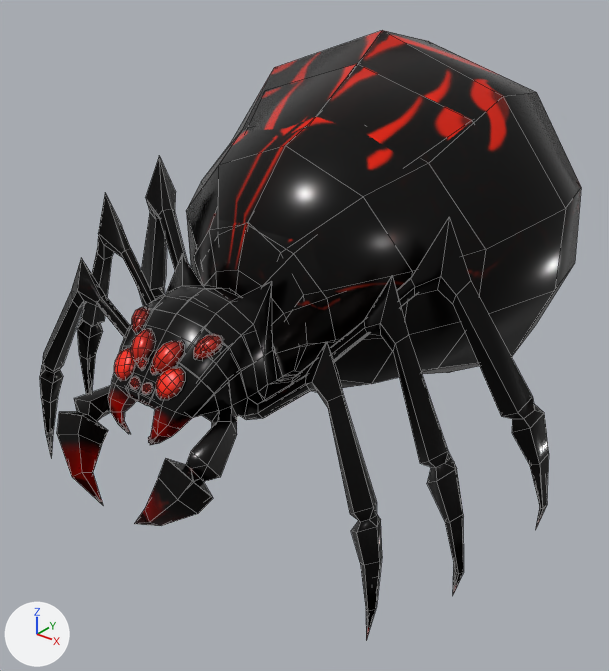
The FBX model Assets/Models/Enemies/Spider_Smol_&_Anims.fbx: old version first, new version second.
One viewpoint serves both versions: a camera (50 mm lens) standing at (0.553, -0.559, 0.588) and looking at (-0.02, 0.157, 0.144). Lighting does not change. The marker at lower left points along +X, +Y and +Z. The older version comes first. Mesh edges are drawn as thin lines. Where no turn or scale is listed for an object, it has been applied to the vertices.

Names of what the first picture shows: 'Spider_Smol', 'Spider_Smol_3'.
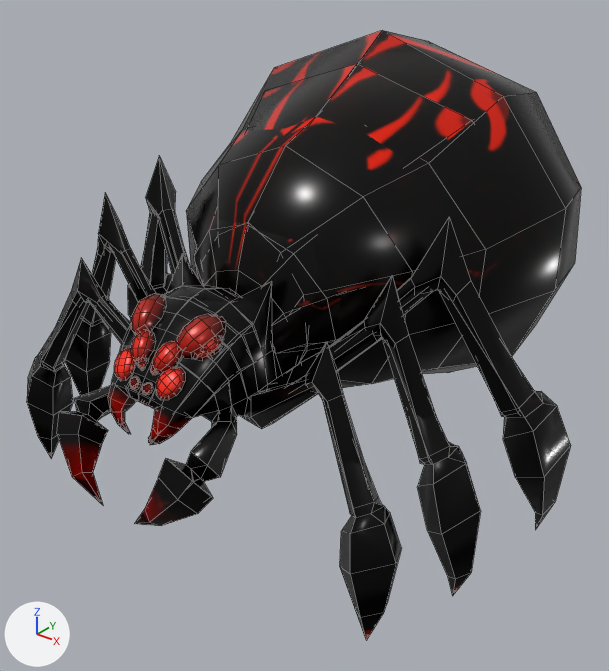
Pixel boxes [x1, y1, x2, y2] of what changed, in the pictures (609 x 671 px):
```json
{"object": "Spider_Smol_2", "change": "added", "after": [27, 212, 571, 641]}
```

Edits to the scene script, one JSON object a line:
```json
{"op": "add", "block": "me_spider_smol_2_001", "code": ["me_spider_smol_2_001 = bpy.data.meshes.new('Spider_Smol_2.001')", "me_spider_smol_2_001.from_pydata(...)  # 898 vertices, 968 faces; spans x -0.315..0.315, y -0.163..0.489, z -0.004..0.416", "me_spider_smol_2_001.materials.append(mat_spider_smol)"]}
{"op": "add", "block": "ob_spider_smol_2", "code": ["ob_spider_smol_2 = bpy.data.objects.new('Spider_Smol_2', me_spider_smol_2_001)", "ob_spider_smol_2.location = (0.0, 0.0, 0.0)"]}
```
